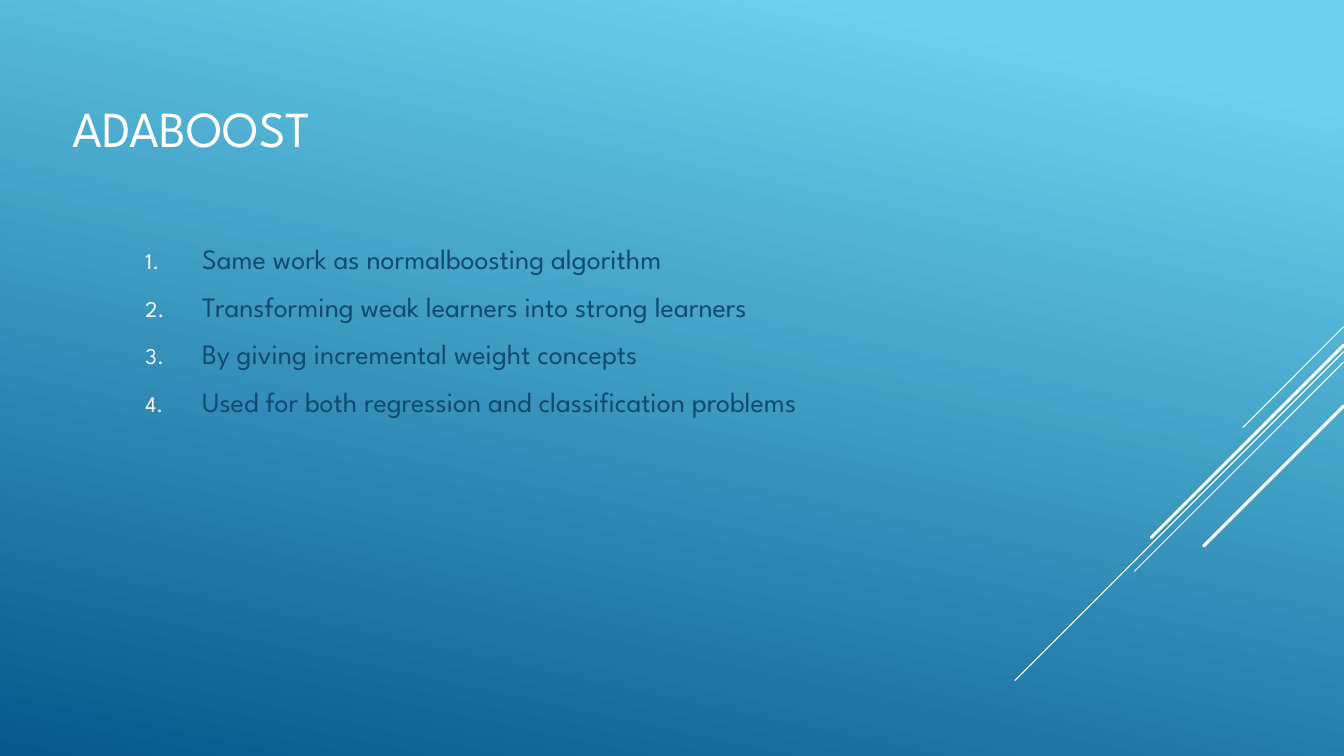
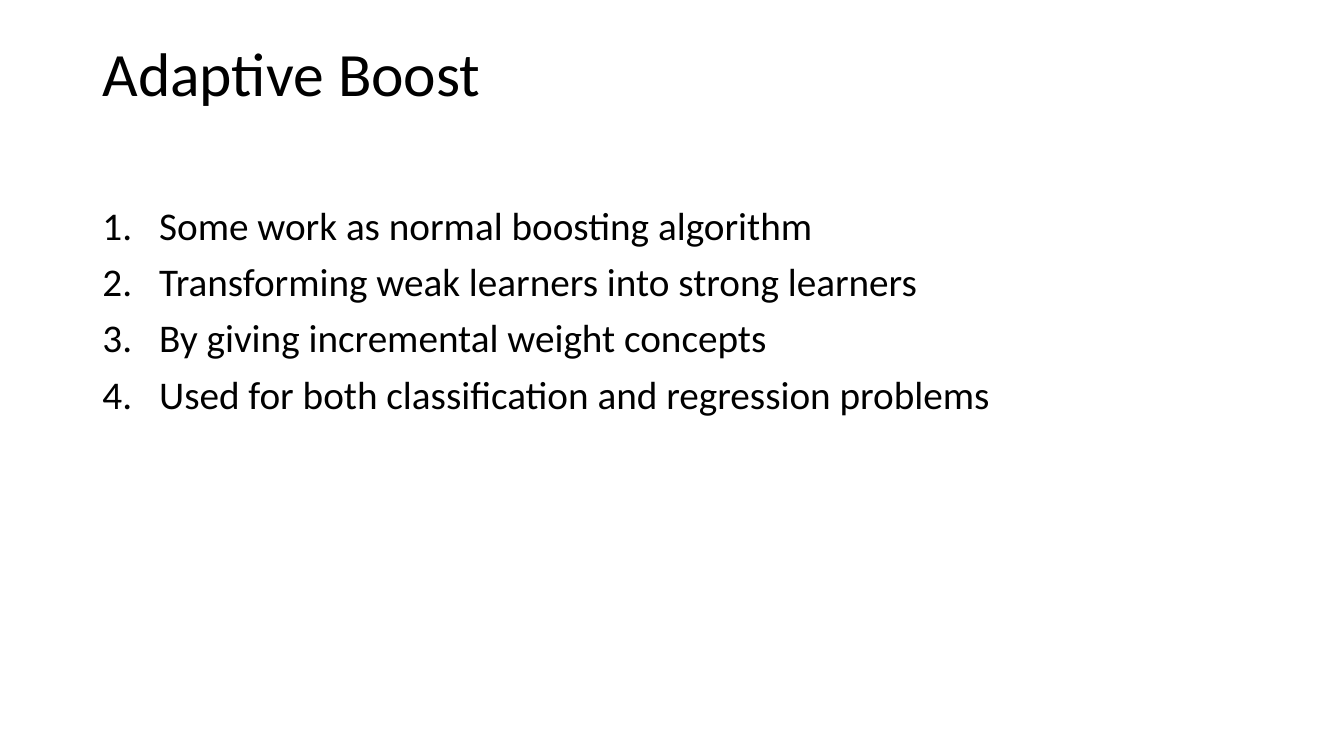
Before and after one commit to HopeAIDhana/machine-learning, a slide deck: slide 4 of Boosting Algorithm.pptx (slide 3 before the commit). Drawn at 1344x756 pixels with LibreOffice and Linux fonts; fonts in the diff are those of the drawing. Boxes give left, top, right and bottom in pixels: in the first picture for what was removed or moved away, otherwise in the second. Text is boxed around its words. In the diff, an @@ line names an element or a change of style, - is before the commit and + after.

```diff
--- a/Boosting Algorithm.pptx
+++ b/Boosting Algorithm.pptx
@@ background gradient #6ED2EB to #06588E to #FFFFFF @@
@@ title added at (102, 53, 480, 106), 44 pt, text #000000 @@
+Adaptive Boost
@@ title removed at (72, 113, 310, 148) @@
-ADABOOST
@@ text "Some work as normal boosting ...": place and size @@
-text "Some work as normal boosting ..." at (202, 250, 796, 418)
+text "Some work as normal boosting ..." at (159, 212, 990, 416)
@@ text "Some work as normal boosting ..." at (159, 212, 990, 416): vertical alignment middle to top @@
@@ text at (159, 212, 812, 247): text changed; size 20 to 28 pt; font League Spartan to Calibri; text colour #0F496F to #000000 @@
-1. Same work as normalboosting algorithm
+1. Some work as normal boosting algorithm
@@ text at (159, 268, 917, 359): size 20 to 28 pt, font League Spartan to Calibri, text colour #0F496F to #000000 in "Transforming weak learners into strong learners", "By giving incremental weight concepts"; line spacing 1 to 0.9 @@
@@ text at (159, 381, 990, 416): text changed; size 20 to 28 pt; font League Spartan to Calibri; text colour #0F496F to #000000 @@
-4. Used for both regression and classification problems
+4. Used for both classification and regression problems
@@ group removed at (1015, 327, 1344, 681): 5 lines @@
```
Also in this commit, not shown: 1 other slide changed, 3 slides added, 2 slides removed.
